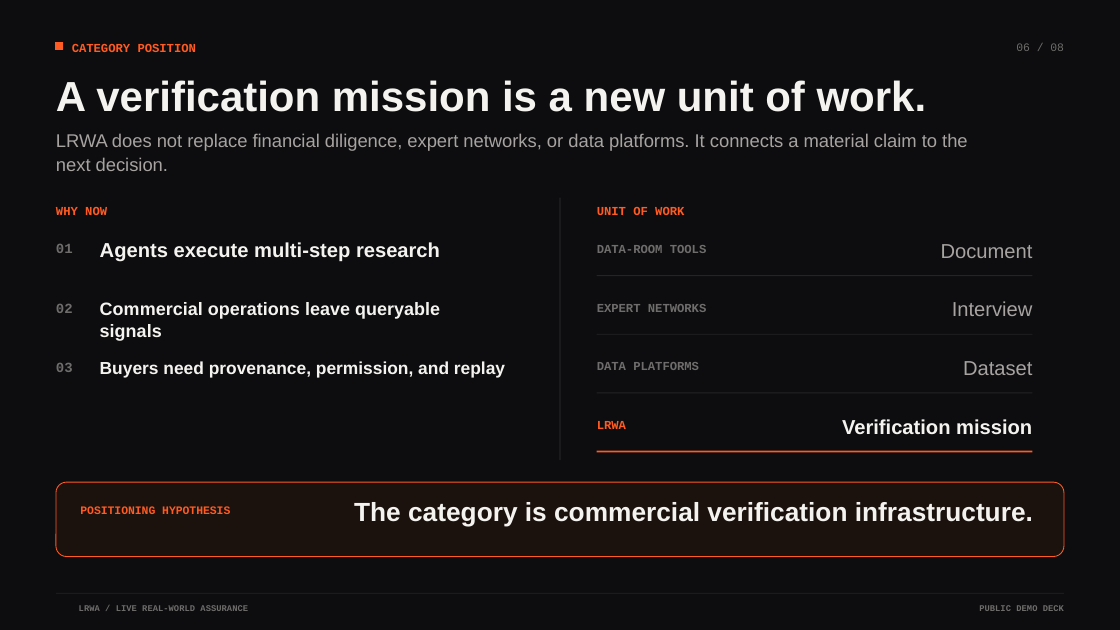
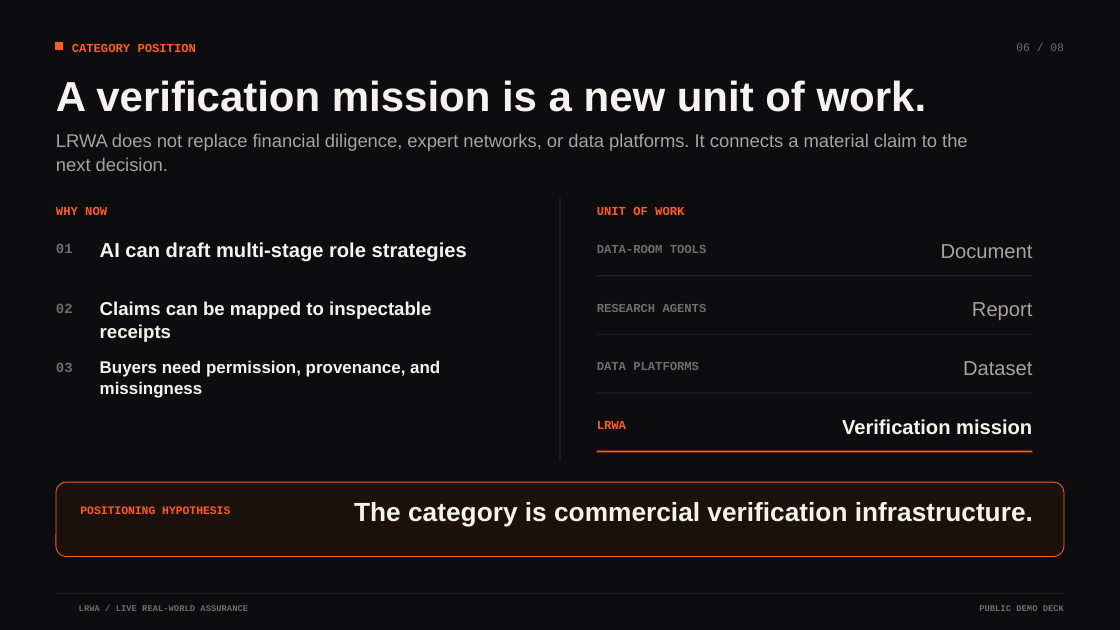
Before and after one commit to 0xWeakSheep/lrwa-agent-web, a slide deck: slide 6 of public/materials/LRWA_Seed_Deck.pptx. Drawn at 1120x630 pixels with LibreOffice and Linux fonts; fonts in the diff are those of the drawing; background and template pictures are left out. Boxes give left, top, right and bottom in pixels: in the first picture for what was removed or moved away, otherwise in the second. Text is boxed around its words. In the diff, an @@ line names an element or a change of style, - is before the commit and + after.

Commit message:
feat: ship truthful evidence operations workflow

```diff
--- a/public/materials/LRWA_Seed_Deck.pptx
+++ b/public/materials/LRWA_Seed_Deck.pptx
@@ text at bbox=[100, 242, 467, 262]: text changed @@
-Agents execute multi-step research
+AI can draft multi-stage role strategies
@@ text at bbox=[100, 301, 431, 342]: text changed; size 15.5 to 16 pt @@
-Commercial operations leave queryable signals
+Claims can be mapped to inspectable receipts
@@ text at bbox=[597, 304, 707, 312]: text changed @@
-EXPERT NETWORKS
+RESEARCH AGENTS
@@ text at bbox=[972, 302, 1032, 320]: text changed @@
-Interview
+Report
@@ text at bbox=[100, 360, 440, 398]: text changed; size 15 to 14.6 pt @@
-Buyers need provenance, permission, and replay
+Buyers need permission, provenance, and missingness
```
Also in this commit, not shown: 7 other slides changed, 40 other files.
